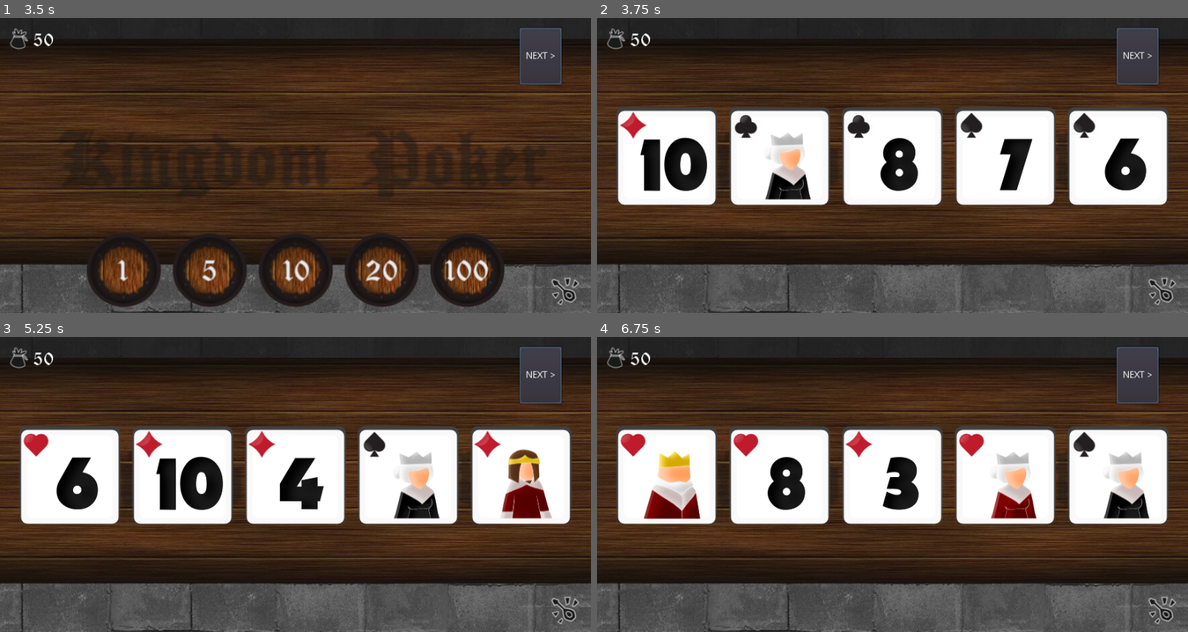
Above: before the commit, frames 1-4 (two rows, left to right).
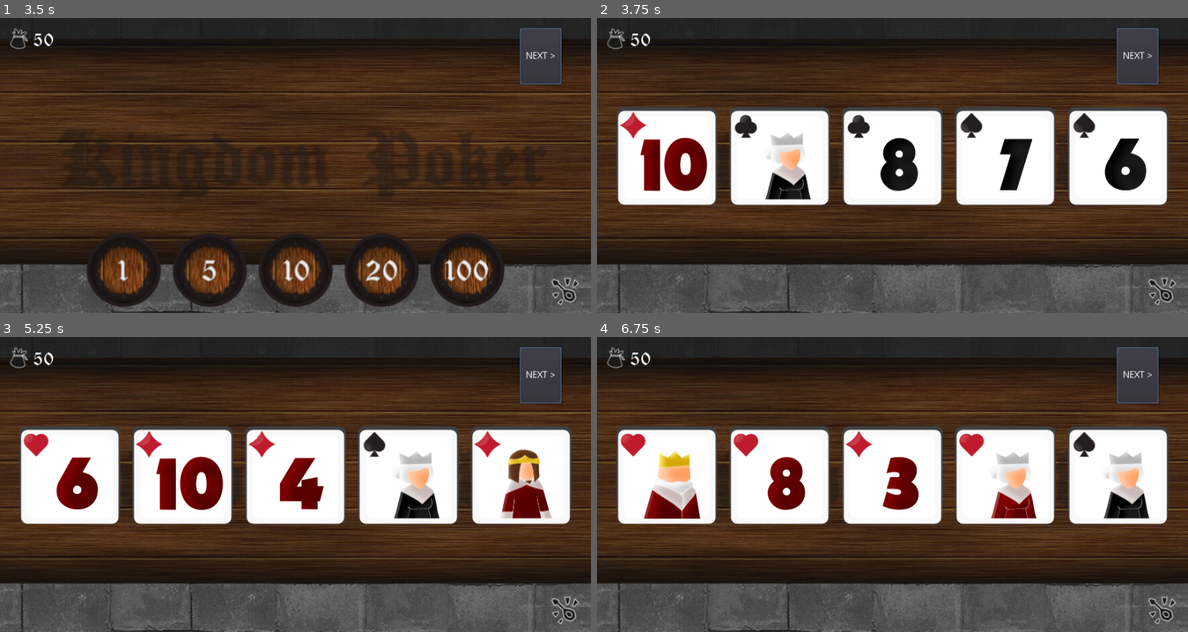
Above: after the commit, the same moments.

Repository: ubermanu/kingdom-poker
Game: Godot game, scene res://Game.tscn
The game is run twice, just before and just after one commit, with the same random seed, the same clock (stepped at 60 frames per second) and the same inputs.
Inputs (mouse positions are in pixels of both pictures, inside the frame that each line leads up to):
- Up to frame 1 (3.5 s): click "NEXT >" at 0.5 s; click "NEXT >" at 1.25 s; click "NEXT >" at 2 s; tap Enter at 2.75 s; drag from (567, 289) to (354, 100) at 2.77 s
- Up to frame 2 (3.75 s): tap Space at 3.5 s; drag from (721, 268) to (1164, 289) at 3.52 s
- Up to frame 3 (5.25 s): tap Enter at 4.25 s; move the mouse to (70, 475) at 4.27 s; click (70, 475) at 4.42 s; tap Space at 5 s; drag from (206, 587) to (118, 440) at 5.02 s
- Up to frame 4 (6.75 s): tap Enter at 5.75 s; drag from (780, 475) to (1164, 608) at 5.77 s; tap Space at 6.5 s; drag from (892, 587) to (1164, 608) at 6.52 s

Frame 1 is identical in both runs. In frame 2, 1.5% of the frame differs, in the area x 7-19%, y 40-59%; in frame 3, 3.2%, in the area x 9-55%, y 40-59%; in frame 4, 1.7%.

Commit message:
Fix number color

Diff:
--- a/Card.gd
+++ b/Card.gd
@@ -48,6 +48,7 @@
 	if Deck.isNumber(id):
 		$Front/Number.visible = true
 		$Front/Number.frame_coords.x = value - 1
+		$Front/Number.frame_coords.y = 0
 		if Deck.isBlackColor(id):
 			$Front/Number.frame_coords.y = 1
 
--- a/Card.tscn
+++ b/Card.tscn
@@ -43,12 +43,10 @@
 hframes = 4
 
 [node name="Number" type="Sprite" parent="Front"]
-visible = false
 texture = ExtResource( 3 )
 offset = Vector2( 10, 10 )
 vframes = 2
 hframes = 9
-frame = 8
 
 [node name="HeadRed" type="Sprite" parent="Front"]
 visible = false
